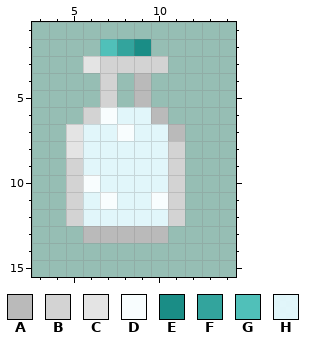
File history of a pixel-art sprite, isopropyl_alcohol.png. Above: the version before the commit.
The file is 16x16 pixels. Colours within 5 levels of each other are drawn and written as one. Shown: x 3..14, y 1..15. The old version is drawn lined up with the new one.
Palette (. is transparent): A #bababa  B #d3d3d3  C #e4e4e4  D #fafefffb  E #1a8d86  F #33a49d  G #50c0b9  H #e7faffed
New version:
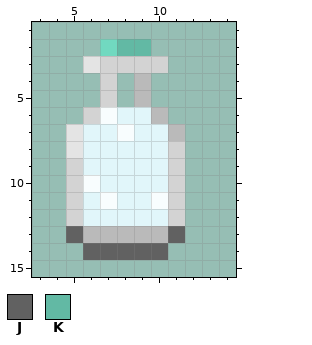
Colours new in this view: J #616161  K #62b9a4
Commit: soap and revamped alcohol
Difference:
whole drawing moved by +0,-1 (the old picture is shown already moved)
colour G: #50c0b9 -> #71d9c0
y 2: x 8..9 FE -> KK
y 13: x 5 . -> J; x 11 . -> J
y 14: x 6..10 ..... -> JJJJJ
Boxes around the changes in both pictures, in picture pixels (x1, y1, x2, y2):
changed: (100, 39, 151, 56)
added: (66, 226, 185, 260)
